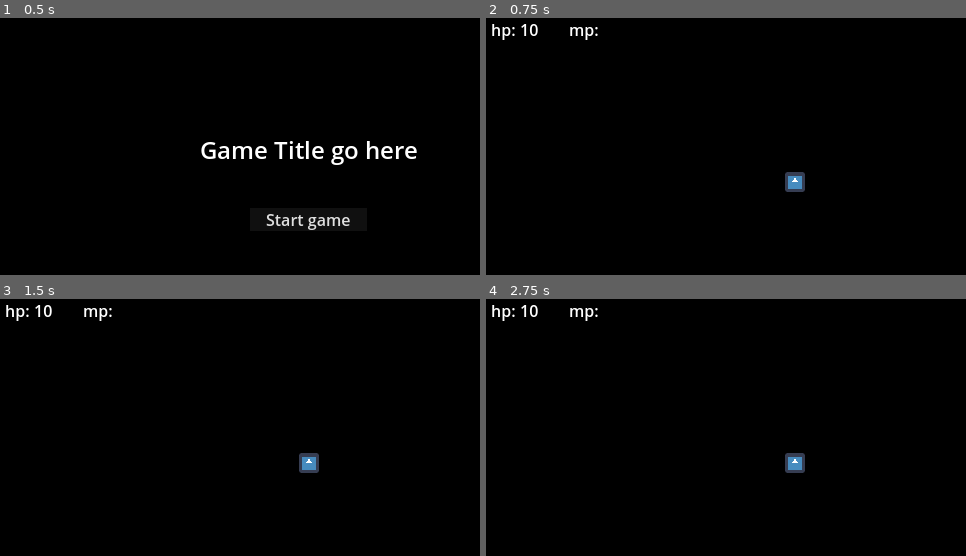
Above: before the commit, frames 1-4 (two rows, left to right).
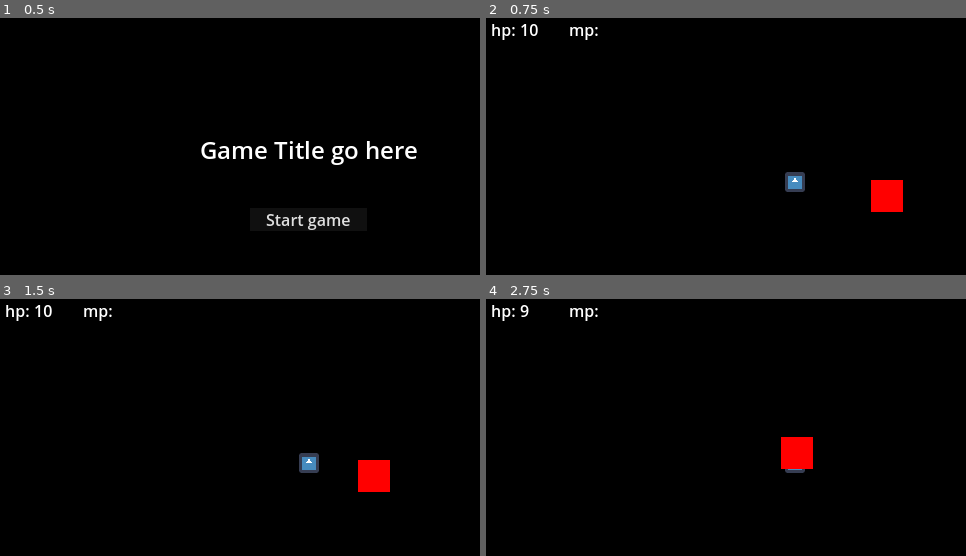
Above: after the commit, the same moments.

Repository: Enweave/pj16
Game: Godot game, scene res://Levels/System/main_menu_level.tscn
Same seed, same stepped clock (60 frames per second), same inputs: the game is played once before the commit and once after it. The engine's default icon, where the game draws it, is replaced by a stand-in: a white triangle on a blue panel in a dark square.
Inputs:
- Up to frame 1 (0.5 s): no input
- Up to frame 2 (0.75 s): click "Start game" at 0.5 s
- Up to frame 3 (1.5 s): tap Enter at 1.25 s; hold D (input_MoveRight) from 1.28 s (still down); tap J (input_Fire) at 1.35 s
- Up to frame 4 (2.75 s): keep holding D (input_MoveRight); tap Space (input_Jump) at 1.52, 2, 2.27 s; tap J (input_Fire) at 2.1 s

Frame 1 is identical in both runs. In frame 2, 0.8% of the frame differs, in the area x 80-87%, y 63-76%; in frame 3, 0.8%; in frame 4, 0.9%, in the area x 7-69%, y 2-67%.

Commit message:
damage refactor

Diff:
--- a/Actors/Characters/Player/player_character.gd
+++ b/Actors/Characters/Player/player_character.gd
@@ -7,7 +7,10 @@
 func _ready() -> void:
     super._ready()
     FlowControllerAutoload.set_player_character(self)
+    health_component.OnDeath.connect(_on_death)
 
+func _on_death() -> void:
+    FlowControllerAutoload.game_over()
 
 func _is_colliding_wall() -> bool:
     if is_on_floor():
--- /dev/null
+++ b/Actors/Traps/ContactDamageTrap/contact_damage_trap.gd
@@ -0,0 +1,10 @@
+extends Node2D
+
+@export var element: Constants.Elements = Constants.Elements.None
+@export var damage: float = 1
+
+func _on_area_2d_body_entered(body: Node) -> void:
+    print(body)
+    if HealthComponent.FIELD_NAME in body:
+        var health_component: HealthComponent = body[HealthComponent.FIELD_NAME]
+        health_component.damage(damage, element)
--- /dev/null
+++ b/Actors/Traps/ContactDamageTrap/contact_damage_trap.tscn
@@ -0,0 +1,21 @@
+[gd_scene load_steps=3 format=3 uid="uid://cub1qdpxl8bh0"]
+
+[ext_resource type="Script" path="res://Actors/Traps/ContactDamageTrap/contact_damage_trap.gd" id="1_r81sn"]
+
+[sub_resource type="RectangleShape2D" id="RectangleShape2D_87rie"]
+size = Vector2(32, 32)
+
+[node name="ContactDamageTrap" type="Node2D"]
+script = ExtResource("1_r81sn")
+
+[node name="Area2D" type="Area2D" parent="."]
+collision_mask = 9
+
+[node name="CollisionShape2D" type="CollisionShape2D" parent="Area2D"]
+shape = SubResource("RectangleShape2D_87rie")
+
+[node name="Polygon2D" type="Polygon2D" parent="."]
+color = Color(1, 0, 0, 1)
+polygon = PackedVector2Array(-16, -16, 16, -16, 16, 16, -16, 16)
+
+[connection signal="body_entered" from="Area2D" to="." method="_on_area_2d_body_entered"]
--- a/Actors/Traps/killz.gd
+++ b/Actors/Traps/KillZ/killz.gd
@@ -1,9 +1,6 @@
 extends Node2D
 
 func _on_area_2d_body_entered( body: Node ) -> void:
-	if body is PlayerCharacter:
-		FlowControllerAutoload.game_over()
-		return
 	if HealthComponent.FIELD_NAME in body:
 		var health_component: HealthComponent = body[HealthComponent.FIELD_NAME]
 		health_component.instakill()
--- a/Actors/Traps/killz.tscn
+++ b/Actors/Traps/KillZ/killz.tscn
@@ -1,6 +1,6 @@
 [gd_scene load_steps=3 format=3 uid="uid://cymlx1q7iwg1x"]
 
-[ext_resource type="Script" path="res://Actors/Traps/killz.gd" id="1_b8ws7"]
+[ext_resource type="Script" path="res://Actors/Traps/KillZ/killz.gd" id="1_b8ws7"]
 
 [sub_resource type="WorldBoundaryShape2D" id="WorldBoundaryShape2D_evu0g"]
 
--- a/Levels/Sandbox/test_1.tscn
+++ b/Levels/Sandbox/test_1.tscn
@@ -1,8 +1,9 @@
-[gd_scene load_steps=7 format=3 uid="uid://icqjxc7bco31"]
+[gd_scene load_steps=8 format=3 uid="uid://icqjxc7bco31"]
 
 [ext_resource type="Script" path="res://Common/level_base.gd" id="1_5nkw1"]
 [ext_resource type="PackedScene" uid="uid://cax7o3s63lcar" path="res://Actors/Characters/Player/player_character.tscn" id="2_1bqeb"]
-[ext_resource type="PackedScene" uid="uid://cymlx1q7iwg1x" path="res://Actors/Traps/killz.tscn" id="3_tmona"]
+[ext_resource type="PackedScene" uid="uid://cymlx1q7iwg1x" path="res://Actors/Traps/KillZ/killz.tscn" id="3_tmona"]
+[ext_resource type="PackedScene" uid="uid://cub1qdpxl8bh0" path="res://Actors/Traps/ContactDamageTrap/contact_damage_trap.tscn" id="4_wasti"]
 
 [sub_resource type="RectangleShape2D" id="RectangleShape2D_kug8u"]
 size = Vector2(34.5, 22.25)
@@ -45,3 +46,6 @@
 
 [node name="Killz" parent="." instance=ExtResource("3_tmona")]
 position = Vector2(-42, 263)
+
+[node name="ContactDamage" parent="." instance=ExtResource("4_wasti")]
+position = Vector2(196, 154)
--- a/Levels/System/main_menu_level.tscn
+++ b/Levels/System/main_menu_level.tscn
@@ -7,7 +7,6 @@
 script = ExtResource("1_d4rfw")
 next_level_scene = ExtResource("2_wwx77")
 allow_pause_menu = false
-display_ingame_ui = null
 
 [node name="Margin" type="MarginContainer" parent="."]
 anchors_preset = 15
--- a/UI/ingame_u_i.gd
+++ b/UI/ingame_u_i.gd
@@ -23,5 +23,5 @@
 	_update_health_display()
 
 
-func _update_health_display() -> void:
+func _update_health_display(_amount: float = 0) -> void:
 	health_label.text = str(player_character.health_component.current_health)
